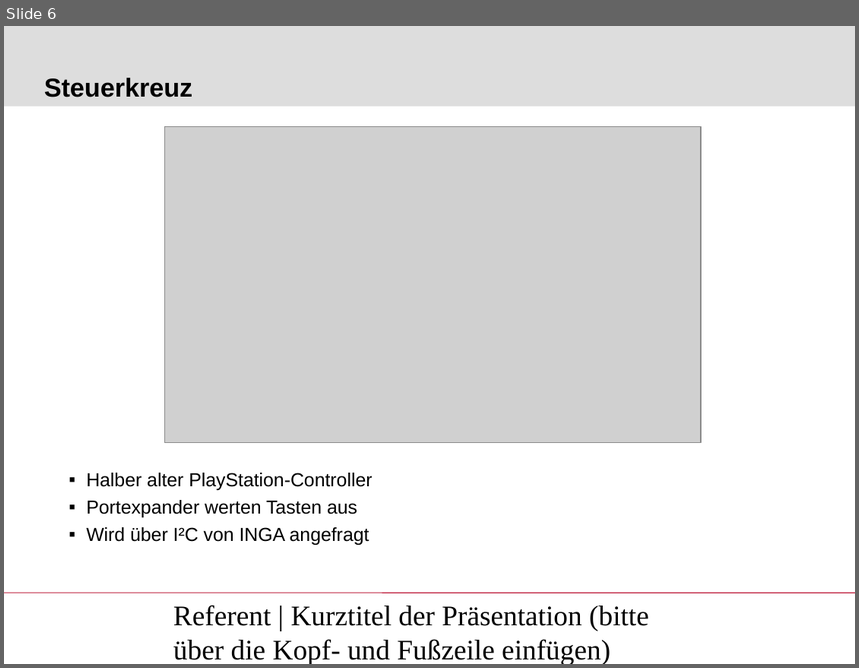
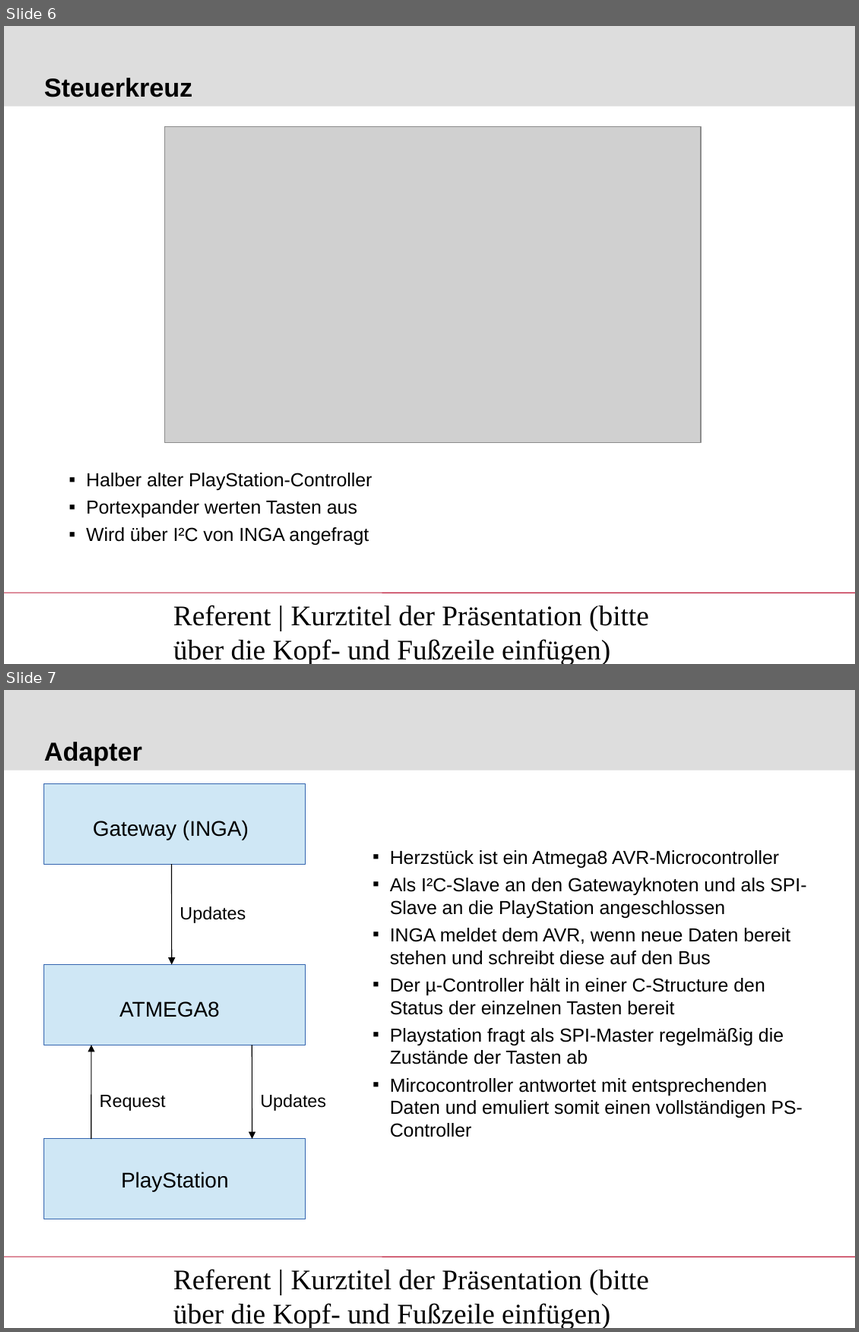
Before and after one commit to awillecke/inga-ps-control, a slide deck: Zwischenpraesentation/abschlusspraesi.ppt. Shown one above the other, each under a label of ours: slide 6 before the commit, slides 6 and 7 after it. The pictures are 859x668 and 859x1332 pixels, drawn with LibreOffice and Linux fonts; fonts in the diff are those of the drawing; grey boxes stand for pictures; background and template pictures are left out. Boxes give left, top, right and bottom in pixels: in the first picture for what was removed or moved away, otherwise in the second. Text is boxed around its words. In the diff, an @@ line names an element or a change of style, - is before the commit and + after.

```diff
--- a/Zwischenpraesentation/abschlusspraesi.ppt
+++ b/Zwischenpraesentation/abschlusspraesi.ppt
@@ slide 7 added at (4, 690, 855, 1328), background #FFFFFF; not listed: 2 template elements that a slide beside it also shows @@
@@ title added at (44, 742, 142, 765), 22 pt, text #000000, bold @@
+Adapter
@@ rectangle added at (44, 783, 305, 863), fill #CFE7F5, outline #3465AF 0.74 pt @@
@@ text added at (93, 820, 249, 840), 18 pt, text #000000 @@
+Gateway (INGA)
@@ arrow added from (172, 865) to (172, 965), #000000 0.74 pt @@
@@ text added at (390, 850, 807, 1138), 16 pt, text #000000 @@
+  ▪ Herzstück ist ein Atmega8 AVR-Microcontroller
+  ▪ Als I²C-Slave an den Gatewayknoten und als SPI-Slave an die PlayStation angeschlossen
+  ▪ INGA meldet dem AVR, wenn neue Daten bereit stehen und schreibt diese auf den Bus
+  ▪ Der µ-Controller hält in einer C-Structure den Status der einzelnen Tasten bereit
+  ▪ Playstation fragt als SPI-Master regelmäßig die Zustände der Tasten ab
+  ▪ Mircocontroller antwortet mit entsprechenden Daten und emuliert somit einen vollständigen PS-Controller
@@ text added at (180, 907, 246, 923), 15 pt, text #000000 @@
+Updates
@@ rectangle added at (44, 965, 305, 1045), fill #CFE7F5, outline #3465AF 0.74 pt @@
@@ text added at (120, 1002, 220, 1018), 18 pt, text #000000 @@
+ATMEGA8
@@ arrow added from (91, 1139) to (91, 1045), #000000 0.74 pt @@
@@ arrow added from (252, 1045) to (252, 1139), #000000 0.74 pt @@
@@ text added at (100, 1095, 166, 1111), 15 pt, text #000000 @@
+Request
@@ text added at (260, 1094, 326, 1111), 15 pt, text #000000 @@
+Updates
@@ rectangle added at (44, 1139, 305, 1220), fill #CFE7F5, outline #3465AF 0.74 pt, 18 pt, text #000000 @@
+PlayStation
@@ text added at (173, 1269, 649, 1328), 24 pt, text #000000 @@
+Referent | Kurztitel der Präsentation (bitte über die Kopf- und Fußzeile einfügen)
```
Also in this commit, not shown: 3 slides changed, 1 other file.
